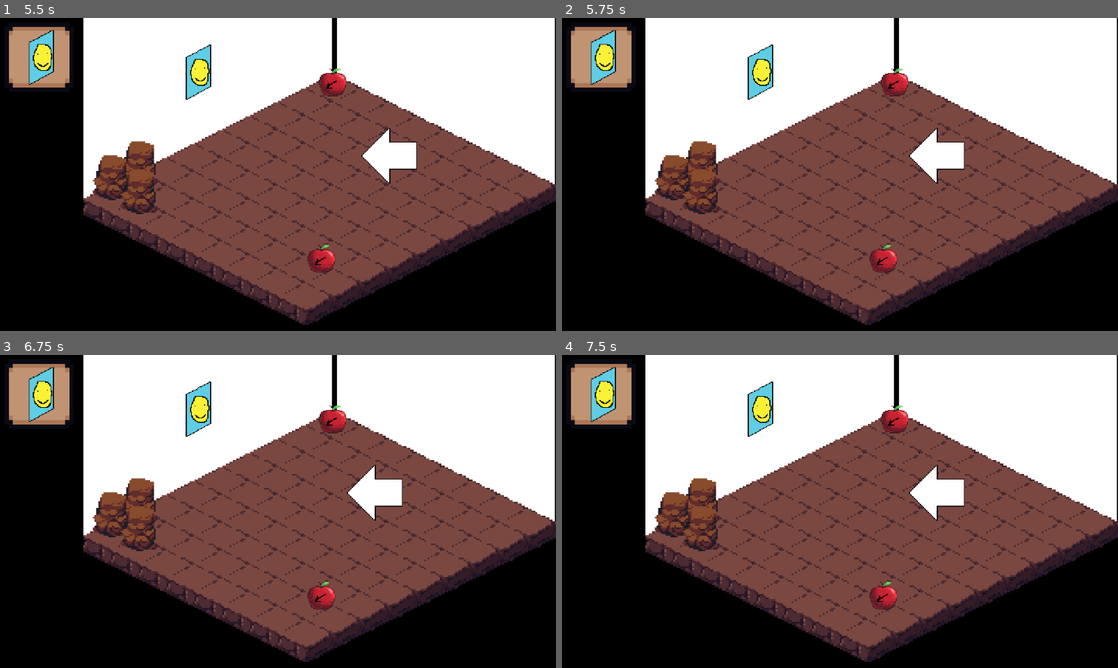
Above: before the commit, frames 1-4 (two rows, left to right).
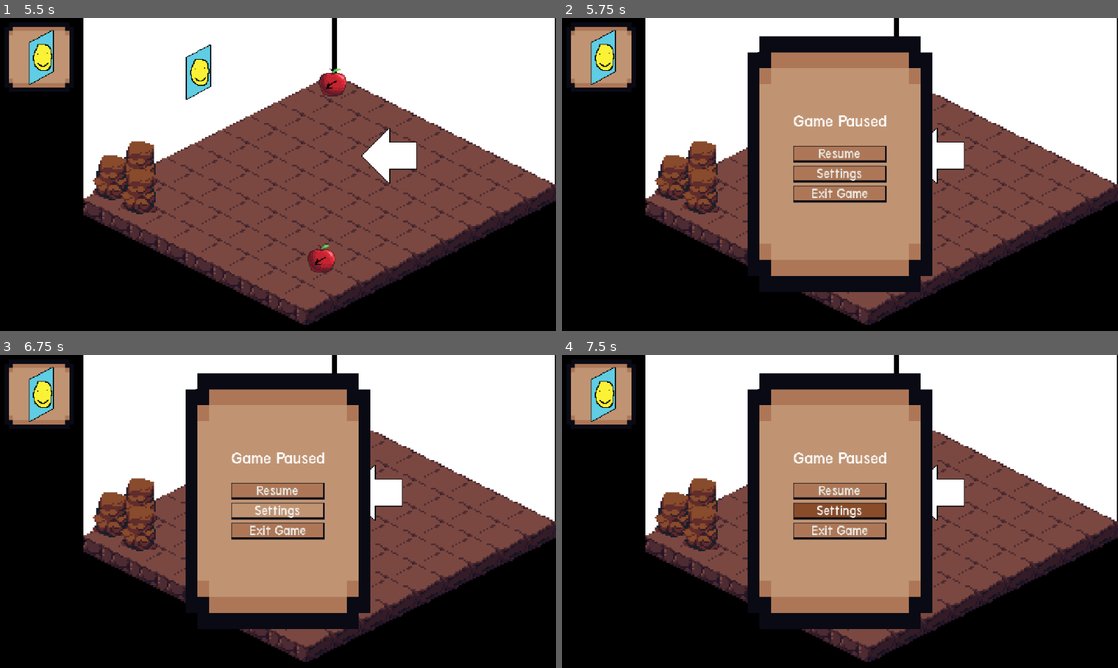
Above: after the commit, the same moments.

Repository: colejparker/brackeysgamejam2026_1
Game: Godot game, scene res://src/game.tscn
The game is run twice, just before and just after one commit, with the same random seed, the same clock (stepped at 60 frames per second) and the same inputs. The engine's default icon, where the game draws it, is replaced by a stand-in: a white triangle on a blue panel in a dark square.
Inputs (mouse positions are in pixels of both pictures, inside the frame that each line leads up to):
- Up to frame 1 (5.5 s): click "Settings" at 0.5 s; click "Start Game" at 1.25 s; tap Enter at 2 s; move the mouse to (400, 158) at 2.02 s; hold Right (moveRight) 2.03-2.78 s; tap R (rotate) at 2.1, 3.6, 5.1 s; click (400, 158) at 2.17 s; move the mouse to (166, 190) at 2.77 s; hold Down (moveDown) 2.78-3.53 s; tap Shift (snapToGrid) at 2.85, 4.35 s; move the mouse to (333, 105) at 3.52 s; hold Right (moveRight) 3.53-4.28 s; move the mouse to (250, 237) at 4.27 s; hold Up (moveUp) 4.28-5.03 s; click (250, 237) at 4.42 s; move the mouse to (444, 221) at 5.02 s; hold Left (moveLeft) from 5.03 s (still down)
- Up to frame 2 (5.75 s): keep holding Left (moveLeft); tap Escape (escape) at 5.65 s
- Up to frame 3 (6.75 s): move the mouse to (111, 464) at 5.77 s; tap Shift (snapToGrid) at 5.85 s; tap Space at 6.5 s; move the mouse to (305, 511) at 6.52 s; release Left (moveLeft) at 6.53 s; hold Down (moveDown) from 6.53 s (still down); tap R (rotate) at 6.6 s; click (305, 511) at 6.67 s
- Up to frame 4 (7.5 s): move the mouse to (756, 433) at 7.27 s; release Down (moveDown) at 7.28 s; hold Right (moveRight) from 7.28 s (still down); tap Shift (snapToGrid) at 7.35 s

Frame 1 is identical in both runs. In frame 2, 26% of the frame differs, in the area x 33-67%, y 5-88%; in frame 3, 26%; in frame 4, 26%.

Commit message:
Pause Functionality Scaffold

Diff:
--- a/brackeysgamejam-2026-1/src/global/game.gd
+++ b/brackeysgamejam-2026-1/src/global/game.gd
@@ -3,6 +3,8 @@
 @export var next_bugger_level: PackedScene = preload("res://src/bugger/levels/bugger_1.tscn")
 @export var next_furniture_item: PackedScene
 @export var cost_of_next_item: float = 1.0
+
+var pause_menu: PackedScene = preload("res://src/global/ui/pause_menu.tscn")
 
 signal money_changed(new_amount: int)
 
@@ -28,8 +30,13 @@
 		if get_tree().current_scene.scene_file_path.contains("game.tscn"):
 			return
 		get_tree().paused = !get_tree().paused
-		# To-Do: Create Pause Menu to Instantiate Here
+
 		if get_tree().paused:
+			var pause_node = pause_menu.instantiate()
+			get_tree().current_scene.add_child(pause_node)
 			print("Game Paused")
 		else:
+			var pause_node = get_tree().current_scene.get_node_or_null("PauseMenu")
+			if pause_node:
+				pause_node.queue_free()
 			print("Game Resumed")
--- /dev/null
+++ b/brackeysgamejam-2026-1/src/global/ui/pause_menu.gd
@@ -0,0 +1,8 @@
+extends CanvasLayer
+
+@onready var resume: Button = $PauseMenuBase/MarginContainer/VBoxContainer/MarginContainer/VBoxContainer/Resume
+@onready var settings: Button = $PauseMenuBase/MarginContainer/VBoxContainer/MarginContainer/VBoxContainer/Settings
+@onready var exit_game: Button = $PauseMenuBase/MarginContainer/VBoxContainer/MarginContainer/VBoxContainer/ExitGame
+
+func _process(delta: float) -> void:
+	process_mode = Node.PROCESS_MODE_ALWAYS
--- /dev/null
+++ b/brackeysgamejam-2026-1/src/global/ui/pause_menu.tscn
@@ -0,0 +1,66 @@
+[gd_scene format=3 uid="uid://b2u2xhjud630c"]
+
+[ext_resource type="Script" uid="uid://tevsgls1k3jo" path="res://src/global/ui/pause_menu.gd" id="1_5pck0"]
+[ext_resource type="Texture2D" uid="uid://c3uto7ohirkj0" path="res://assets/ui_cole/rect.png" id="1_r3fge"]
+[ext_resource type="Theme" uid="uid://kvftxgmpx6vs" path="res://default_theme.tres" id="2_5pck0"]
+
+[node name="PauseMenu" type="CanvasLayer" unique_id=1863548252]
+script = ExtResource("1_5pck0")
+
+[node name="PauseMenuBase" type="MarginContainer" parent="." unique_id=919141924]
+anchors_preset = 8
+anchor_left = 0.5
+anchor_top = 0.5
+anchor_right = 0.5
+anchor_bottom = 0.5
+offset_left = -106.34
+offset_top = -159.0
+offset_right = 106.65979
+offset_bottom = 135.0
+grow_horizontal = 2
+grow_vertical = 2
+size_flags_horizontal = 4
+size_flags_vertical = 4
+
+[node name="NinePatchRect" type="NinePatchRect" parent="PauseMenuBase" unique_id=2113206318]
+layout_mode = 2
+texture = ExtResource("1_r3fge")
+
+[node name="MarginContainer" type="MarginContainer" parent="PauseMenuBase" unique_id=1142623068]
+layout_mode = 2
+size_flags_horizontal = 4
+size_flags_vertical = 0
+theme_override_constants/margin_top = 87
+
+[node name="VBoxContainer" type="VBoxContainer" parent="PauseMenuBase/MarginContainer" unique_id=59701409]
+layout_mode = 2
+
+[node name="Label" type="Label" parent="PauseMenuBase/MarginContainer/VBoxContainer" unique_id=183897439]
+layout_mode = 2
+theme_override_font_sizes/font_size = 20
+text = "Game Paused"
+
+[node name="MarginContainer" type="MarginContainer" parent="PauseMenuBase/MarginContainer/VBoxContainer" unique_id=694778147]
+layout_mode = 2
+theme_override_constants/margin_top = 14
+
+[node name="VBoxContainer" type="VBoxContainer" parent="PauseMenuBase/MarginContainer/VBoxContainer/MarginContainer" unique_id=473881763]
+layout_mode = 2
+
+[node name="Resume" type="Button" parent="PauseMenuBase/MarginContainer/VBoxContainer/MarginContainer/VBoxContainer" unique_id=1078848471]
+layout_mode = 2
+theme = ExtResource("2_5pck0")
+theme_override_font_sizes/font_size = 16
+text = "Resume"
+
+[node name="Settings" type="Button" parent="PauseMenuBase/MarginContainer/VBoxContainer/MarginContainer/VBoxContainer" unique_id=1539877182]
+layout_mode = 2
+theme = ExtResource("2_5pck0")
+theme_override_font_sizes/font_size = 16
+text = "Settings"
+
+[node name="ExitGame" type="Button" parent="PauseMenuBase/MarginContainer/VBoxContainer/MarginContainer/VBoxContainer" unique_id=1887339345]
+layout_mode = 2
+theme = ExtResource("2_5pck0")
+theme_override_font_sizes/font_size = 16
+text = "Exit Game"
Binary file added: brackeysgamejam-2026-1/assets/ui_cole/close_markerplace.aseprite
Binary file added: brackeysgamejam-2026-1/assets/ui_cole/close_marketplace.aseprite
Binary file added: brackeysgamejam-2026-1/assets/ui_cole/close_marketplace.png
Not shown, added: brackeysgamejam-2026-1/assets/ui_cole/close_marketplace.png.import
Binary file added: brackeysgamejam-2026-1/assets/ui_cole/marketplace_background.aseprite
Binary file added: brackeysgamejam-2026-1/assets/ui_cole/marketplace_background.png
Not shown, added: brackeysgamejam-2026-1/assets/ui_cole/marketplace_background.png.import
Binary file added: brackeysgamejam-2026-1/assets/ui_cole/marketplace_card.aseprite
Binary file added: brackeysgamejam-2026-1/assets/ui_cole/marketplace_card.png
Not shown, added: brackeysgamejam-2026-1/assets/ui_cole/marketplace_card.png.import
Binary file added: brackeysgamejam-2026-1/assets/ui_cole/message_button.aseprite
Binary file added: brackeysgamejam-2026-1/assets/ui_cole/message_button.png
(and 4 more such lines)
